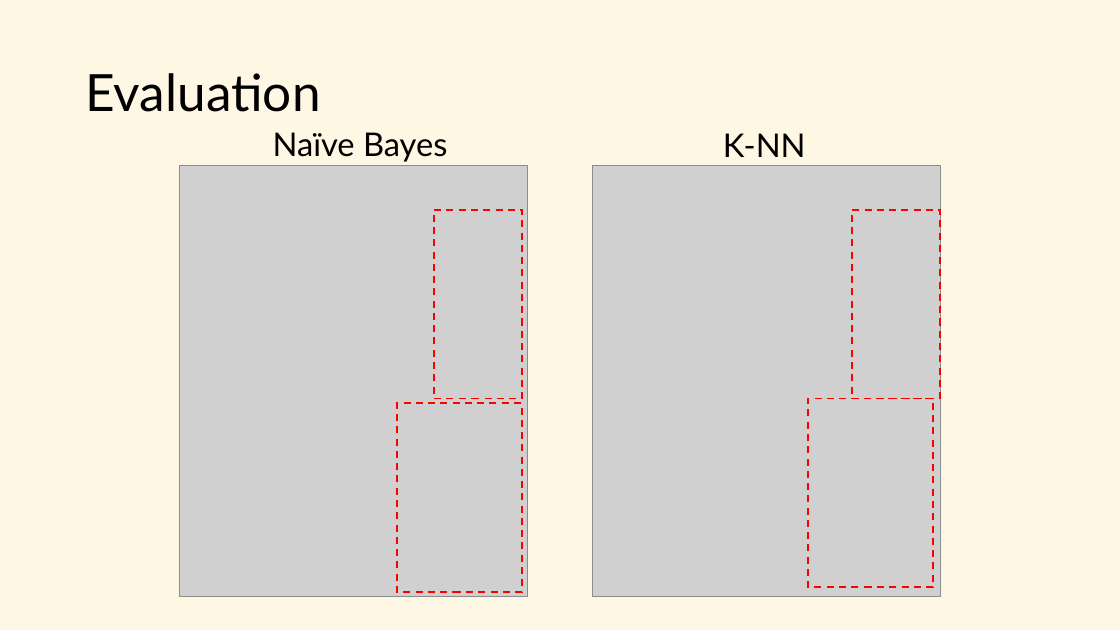
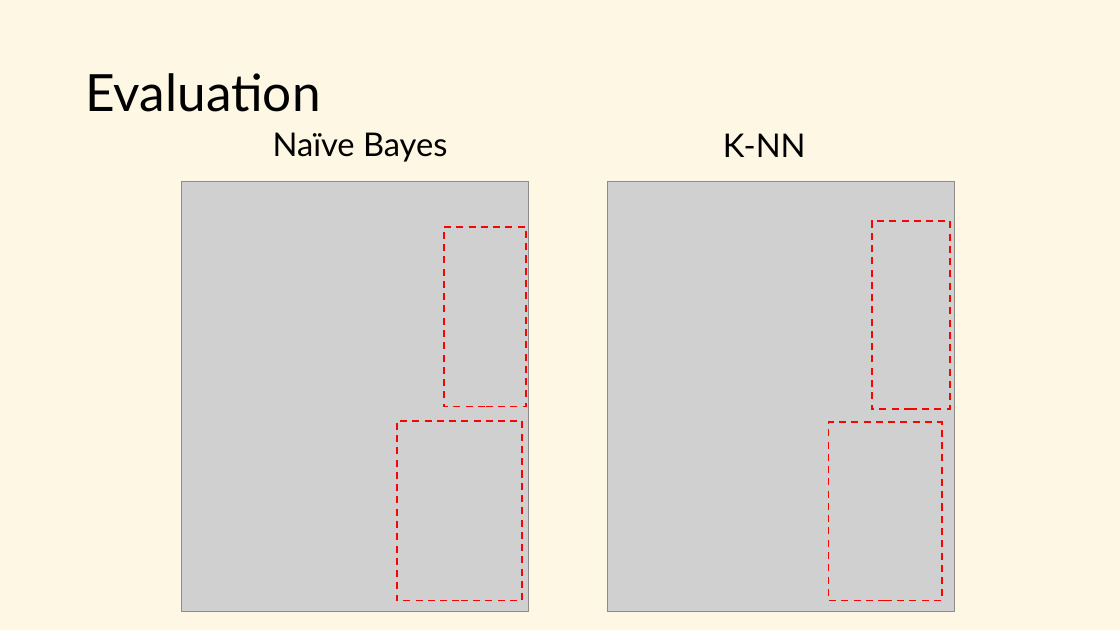
Before and after one commit to Lone-Wolfgang/CaseStudy1DDS, a slide deck: slide 16 of Presentation.pptx. Drawn at 1120x630 pixels with LibreOffice and Linux fonts; fonts in the diff are those of the drawing; grey boxes stand for pictures. Boxes give left, top, right and bottom in pixels: in the first picture for what was removed or moved away, otherwise in the second. Text is boxed around its words. In the diff, an @@ line names an element or a change of style, - is before the commit and + after.

```diff
--- a/Presentation.pptx
+++ b/Presentation.pptx
@@ picture: place and size @@
-picture at [180,166,528,597]
+picture at [182,182,529,613]
@@ picture: place and size @@
-picture at [592,166,940,597]
+picture at [607,182,954,613]
@@ rectangle: place and size @@
-rectangle at [434,210,522,398]
+rectangle at [444,227,526,407]
@@ rectangle: place and size @@
-rectangle at [852,210,940,398]
+rectangle at [872,221,950,409]
@@ rectangle: place and size @@
-rectangle at [397,403,523,592]
+rectangle at [397,421,523,601]
@@ rectangle: place and size @@
-rectangle at [808,398,933,586]
+rectangle at [828,423,942,601]
```
Also in this commit, not shown: 4 other slides changed, 2 slides added, 1 slide removed, 2 other files.
